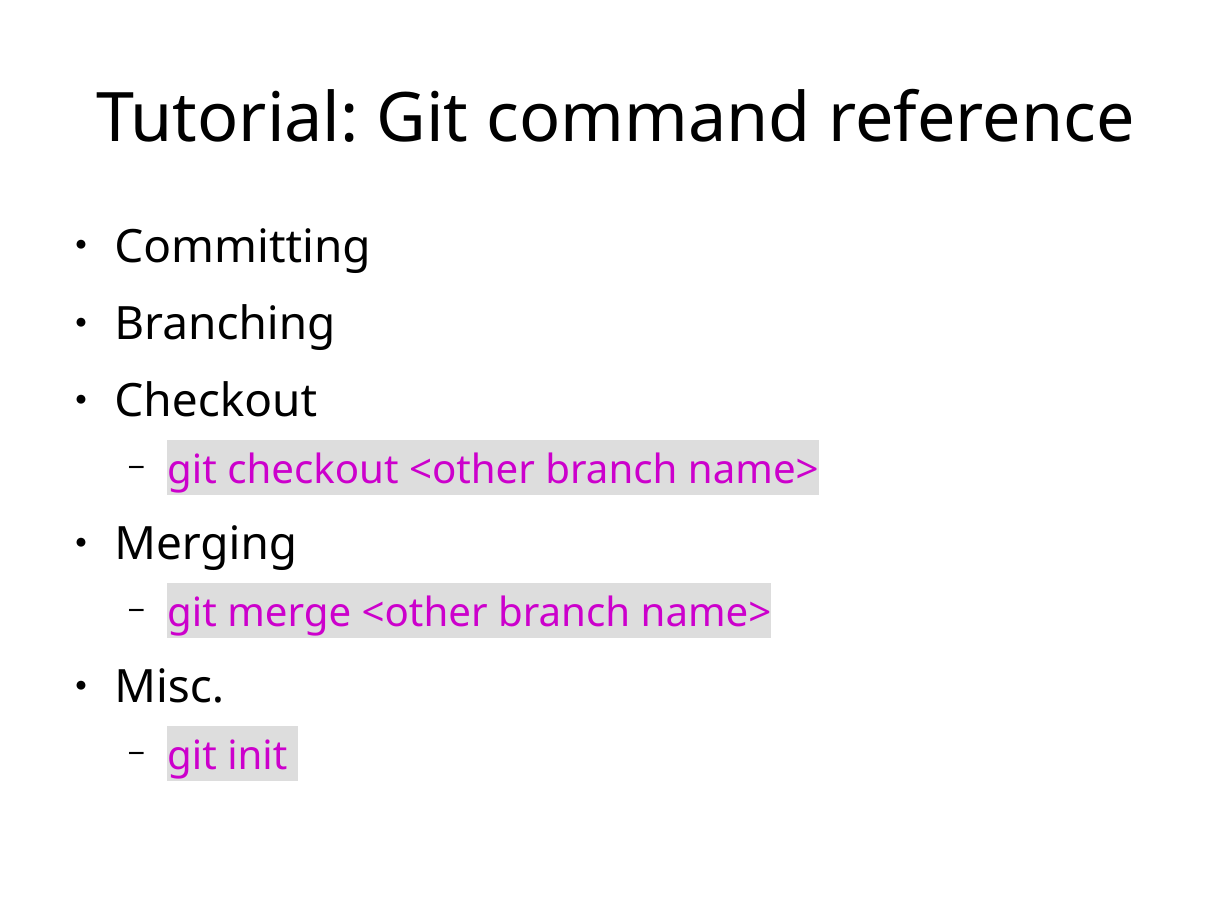
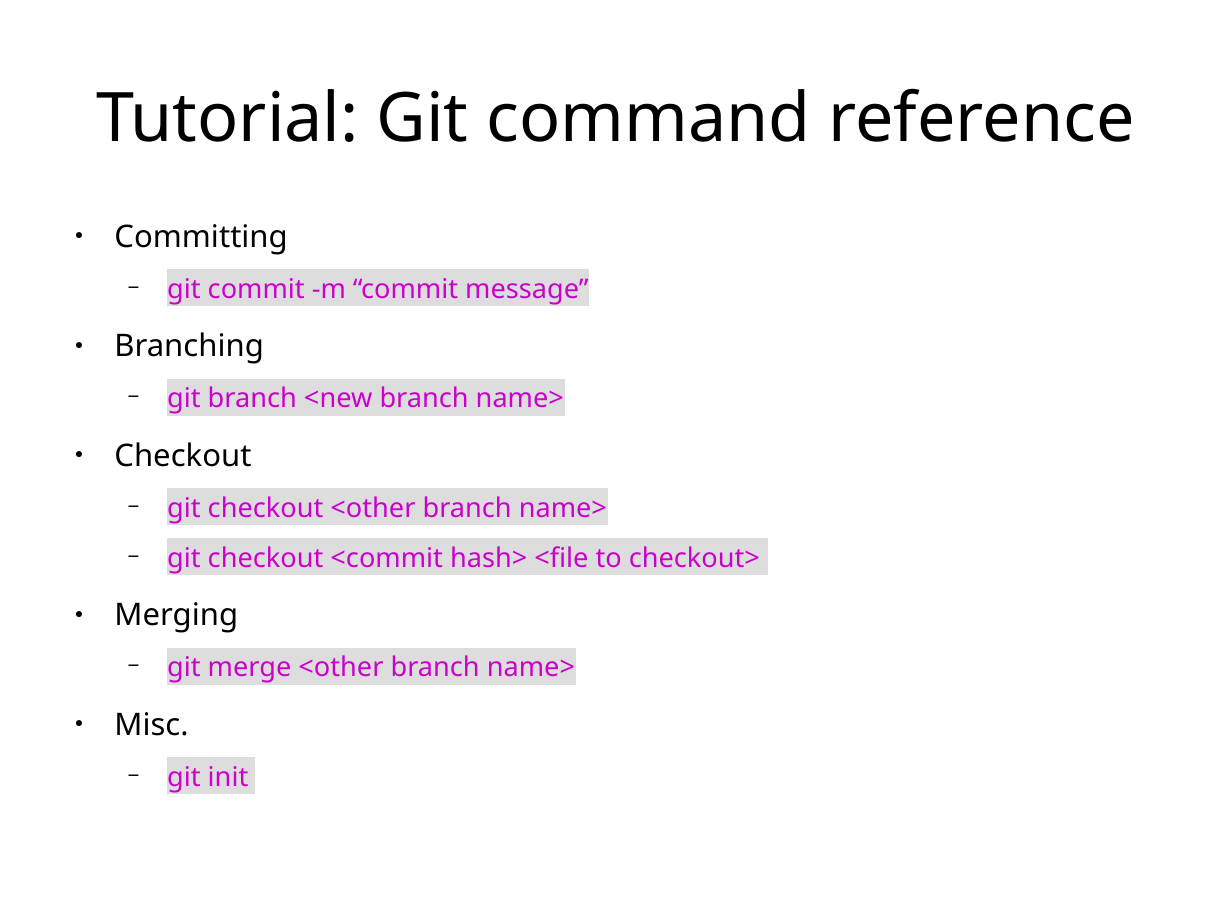
Before and after one commit to ethanwillis/git_presentation, a slide deck: slide 28 of git_presentation_slideshow.odp. Drawn at 1232x924 pixels with LibreOffice and Linux fonts; fonts in the diff are those of the drawing. Boxes give left, top, right and bottom in pixels: in the first picture for what was removed or moved away, otherwise in the second. Text is boxed around its words. In the diff, an @@ line names an element or a change of style, - is before the commit and + after.

Commit message:
updated git command reference

```diff
--- a/git_presentation_slideshow.odp
+++ b/git_presentation_slideshow.odp
@@ text at (114, 224, 760, 793): paragraph added @@
+  − git commit -m “commit message”
@@ text at (114, 224, 607, 793): size 29.6 to 20 pt in "Committing", "Branching", "Checkout", "Merging" and 1 more places; size 25.9 to 17.5 pt in "git checkout <other branch name>", "git merge <other branch name>", "git init" @@
@@ text at (167, 386, 564, 414): paragraph added @@
+  − git branch <new branch name>
@@ text at (167, 546, 760, 574): paragraph added @@
+  − git checkout <commit hash> <file to checkout>
```
Also in this commit, not shown: 1 other slide changed.
